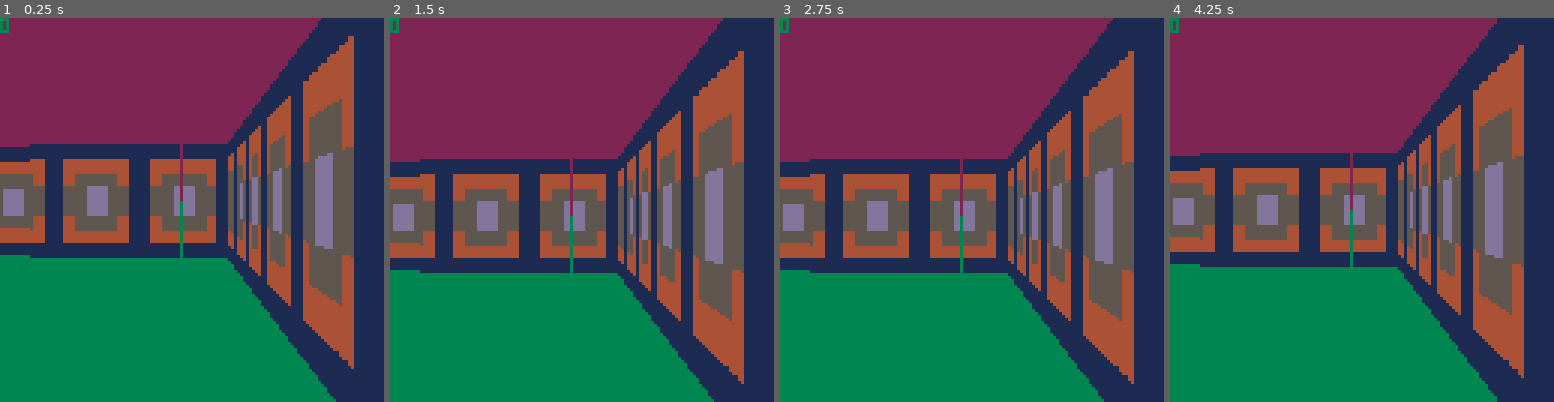
Above: before the commit, frames 1-4 (left to right).
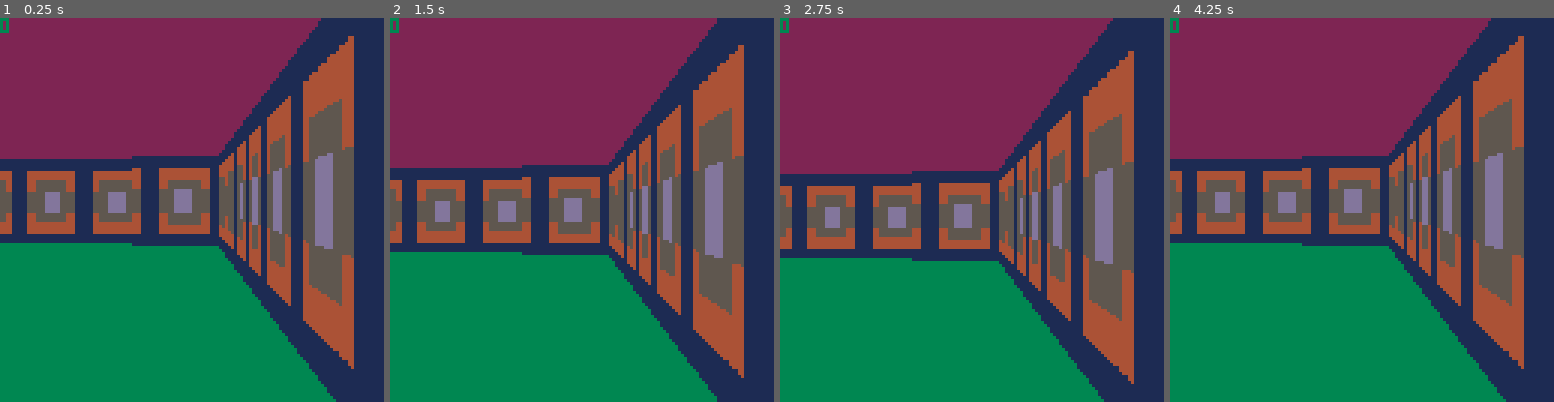
Above: after the commit, the same moments.

Repository: Saphirah/Pico8
Game: PICO-8 cartridge Doom2D.p8
Same seed, same stepped clock (60 frames per second), same inputs: the game is played once before the commit and once after it.
Inputs:
- Up to frame 1 (0.25 s): no input
- Up to frame 2 (1.5 s): tap O (Z key) at 0.7 s
- Up to frame 3 (2.75 s): hold Right 1.6-2.1 s; tap O (Z key) at 1.7, 2.1, 2.5 s; hold Up 2.15-2.42 s; hold Right from 2.47 s (still down)
- Up to frame 4 (4.25 s): tap O (Z key) every 0.4 s from 2.9 to 4.1 s; release Right at 3.03 s; hold Left 3.08-3.58 s; hold Down 3.63-3.97 s; hold Right from 4.02 s (still down)

The runs differ from the first frame. In frame 1, 13% of the frame differs, in the area x 0-60%, y 32-63%; in frame 2, 15%; in frame 3, 13%; in frame 4, 16%, in the area x 0-93%, y 0-100%.

Commit message:
Delta Time and Fixed Lines

Diff:
--- a/Doom2D.p8
+++ b/Doom2D.p8
@@ -2,11 +2,12 @@
 version 32
 __lua__
 Game = {
-    time=0,
+    time = 0,
+    deltaTime = 0,
     player = nil,
     objects = {},
     sprites = {},
-    mousePositionX = 0 ,
+    mousePositionX = 0,
     --You need to start Pico8 with the following parameters: -display_x 2 -displays_y 2
     screens = {
         x = 1,
@@ -52,7 +53,7 @@
 
 Map = {
     width = 38,
-    height = 10,
+    height = 12,
     --TODO: Use for different heights
     texture = {
         1, 1, 1, 1, 1, 1, 1, 1, 1, 1, 2, 2, 2, 2, 2, 2, 2, 2, 2, 1, 1, 1, 1, 1, 1, 1, 1, 1, 1, 2, 2, 2, 2, 2, 2, 2, 2, 2,
@@ -64,6 +65,8 @@
         1, 0, 0, 0, 0, 0, 0, 0, 0, 0, 0, 0, 1, 0, 0, 0, 0, 0, 1, 1, 0, 0, 0, 0, 0, 0, 0, 0, 1, 0, 0, 0, 0, 0, 0, 0, 0, 1,
         1, 0, 0, 0, 0, 0, 0, 0, 0, 0, 0, 0, 1, 0, 0, 0, 0, 0, 1, 1, 0, 0, 0, 0, 0, 0, 0, 0, 0, 0, 0, 0, 0, 0, 0, 0, 0, 1,
         1, 0, 0, 0, 0, 0, 0, 0, 0, 0, 0, 0, 1, 0, 0, 0, 0, 0, 1, 1, 0, 0, 0, 0, 0, 0, 0, 0, 1, 0, 0, 0, 0, 0, 0, 0, 0, 1,
+        1, 0, 0, 0, 0, 0, 0, 0, 0, 0, 0, 0, 1, 0, 0, 0, 0, 0, 1, 1, 0, 0, 0, 0, 0, 0, 0, 0, 1, 0, 0, 0, 0, 0, 0, 0, 0, 1,
+        1, 0, 0, 0, 0, 0, 0, 0, 0, 0, 0, 0, 1, 0, 0, 0, 0, 0, 1, 1, 0, 0, 0, 0, 0, 0, 0, 0, 1, 0, 0, 0, 0, 0, 0, 0, 0, 1,
         1, 1, 1, 1, 1, 1, 1, 1, 1, 1, 1, 1, 1, 1, 1, 1, 1, 1, 1, 1, 1, 1, 1, 1, 1, 1, 1, 1, 1, 1, 1, 1, 1, 1, 1, 1, 1, 1,
     },
     height = texture
@@ -149,7 +152,7 @@
             local shakeStrength = 3
 
             depth = {}
-            Game.center =  64 + sin(Game.time/100) * shakeStrength + owner.transform.position.z
+            Game.center =  64 + sin(time()) * shakeStrength + owner.transform.position.z
             rectfill(0,0, 128, Game.center, ceilingColor)
             rectfill(0, Game.center, 128, 128, groundColor)
             for i = -64, 64 do
@@ -224,11 +227,10 @@
 end
 
 C_PlayerController = {}
-C_PlayerController.new = function(self, speed, rotationSpeed)
+C_PlayerController.new = function(self, rotationSpeed)
     --Activate Mouse Lock
     poke(0x5f2d,0x5)
     return {
-        speed = speed or 1,
         rotationSpeed = rotationSpeed,
         update = function(self, owner)
             owner.velocity.x /= 1.1
@@ -250,12 +252,12 @@
             end
 
             if(btn(1,1)) then
-                owner.velocity.x += right.x * self.speed
-                owner.velocity.y += right.y * self.speed
+                owner.velocity.x += right.x * owner.movementSpeed * Game.deltaTime
+                owner.velocity.y += right.y * owner.movementSpeed * Game.deltaTime
             end
             if(btn(0,1)) then
-                owner.velocity.x -= right.x * self.speed
-                owner.velocity.y -= right.y * self.speed
+                owner.velocity.x -= right.x * owner.movementSpeed * Game.deltaTime
+                owner.velocity.y -= right.y * owner.movementSpeed * Game.deltaTime
             end
 
             if(btn(4,1) and owner.transform.position.z == 0) then
@@ -264,12 +266,12 @@
 
             --Movement with collision checks
             if(btn(2,1)) then
-                owner.velocity.x += forward.x * self.speed
-                owner.velocity.y += forward.y * self.speed
+                owner.velocity.x += forward.x * owner.movementSpeed * Game.deltaTime
+                owner.velocity.y += forward.y * owner.movementSpeed * Game.deltaTime
             end
             if(btn(3,1)) then
-                owner.velocity.x -= forward.x * self.speed
-                owner.velocity.y -= forward.y * self.speed
+                owner.velocity.x -= forward.x * owner.movementSpeed * Game.deltaTime
+                owner.velocity.y -= forward.y * owner.movementSpeed * Game.deltaTime
             end
 
             if(getMap( owner.transform.position.x + owner.velocity.x, owner.transform.position.y ) == 0) then
@@ -386,7 +388,8 @@
     }
     me.transform.position.z = 0
     me.angularVelocity = 0
-    add(me.components, C_PlayerController:new(0.05, 3))
+    me.movementSpeed = 2
+    add(me.components, C_PlayerController:new(3))
     add(me.renderComponents, C_Renderer_Line:new(100))
     return me
 end
@@ -440,12 +443,14 @@
     for x = 0, 360/Game.fov do
         local rayDir = {x = sin(x*Game.fov/360), y = cos(x*Game.fov/360)}
         add(Cache.forwardVector, {x = sin(x*Game.fov/360), y = cos(x*Game.fov/360)})
-        add(Cache.rayUnitStepSize, { x = sqrt(1 + (rayDir.y / rayDir.x)^2), y = sqrt(1 + (rayDir.x / rayDir.y)^2)})
+        --add(Cache.rayUnitStepSize, { x = sqrt(1 + (rayDir.y / rayDir.x)^2), y = sqrt(1 + (rayDir.x / rayDir.y)^2)})
+        add(Cache.rayUnitStepSize, { x = abs(1/rayDir.x), y = abs(1/rayDir.y)})
     end
 end
 
 function _update60()
-	Game.time += 1
+    Game.deltaTime = time() - Game.time
+    Game.time = time()
     foreach(Game.objects, function(obj) obj:update(self) end)
 end
 
